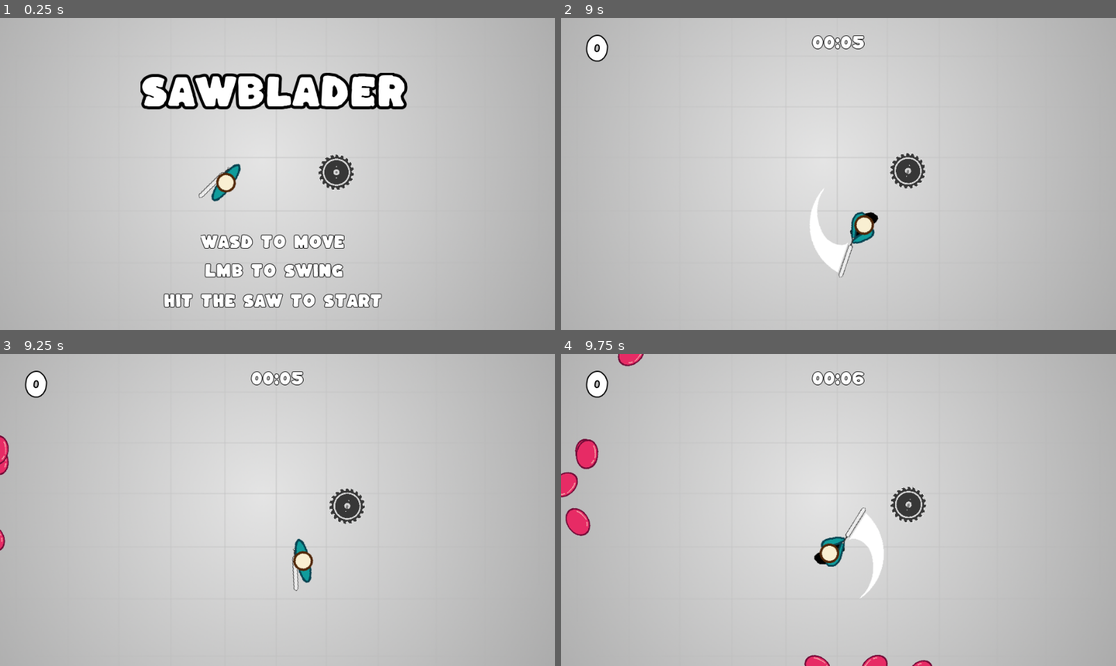
Above: before the commit, frames 1-4 (two rows, left to right).
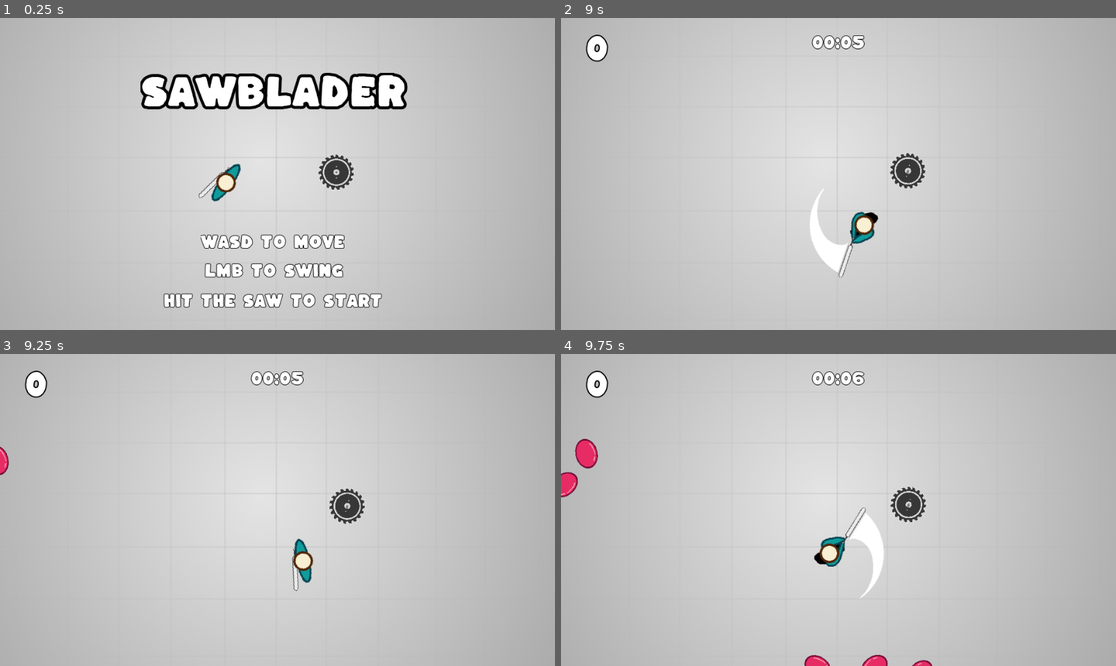
Above: after the commit, the same moments.

Repository: Zircon332/Sawblader
Game: Godot game, scene res://scenes/main.tscn
Same seed, same stepped clock (60 frames per second), same inputs: the game is played once before the commit and once after it.
Inputs (mouse positions are in pixels of both pictures, inside the frame that each line leads up to):
- Up to frame 1 (0.25 s): no input
- Up to frame 2 (9 s): tap Enter at 0.5 s; move the mouse to (960, 158) at 0.52 s; hold D (move_right) 0.53-1.28 s; click (960, 158) at 0.6 s; move the mouse to (727, 189) at 1.27 s; hold S (move_down) 1.28-2.03 s; click (727, 189) at 1.35 s; move the mouse to (894, 105) at 2.02 s; hold D (move_right) 2.03-2.78 s; click (894, 105) at 2.1 s; move the mouse to (810, 236) at 2.77 s; hold W (move_up) 2.78-3.53 s; click (810, 236) at 2.85 s; move the mouse to (1005, 220) at 3.52 s; hold A (move_left) 3.53-5.03 s; click (1005, 220) at 3.6 s; move the mouse to (672, 127) at 4.27 s; click (672, 127) at 4.35 s; move the mouse to (866, 174) at 5.02 s; hold S (move_down) 5.03-5.78 s; click (866, 174) at 5.1 s; move the mouse to (755, 96) at 5.77 s; hold D (move_right) 5.78-6.53 s; click (755, 96) at 5.85 s; move the mouse to (960, 158) at 6.52 s; hold W (move_up) 6.53-7.28 s; click (960, 158) at 6.6 s; move the mouse to (727, 189) at 7.27 s; hold D (move_right) 7.28-8.03 s; click (727, 189) at 7.35 s; move the mouse to (894, 105) at 8.02 s; hold S (move_down) 8.03-8.78 s; click (894, 105) at 8.1 s; move the mouse to (810, 236) at 8.77 s; hold A (move_left) from 8.78 s (still down); click (810, 236) at 8.85 s
- Up to frame 3 (9.25 s): keep holding A (move_left)
- Up to frame 4 (9.75 s): move the mouse to (1005, 556) at 9.52 s; release A (move_left) at 9.53 s; hold W (move_up) from 9.53 s (still down); click (1005, 556) at 9.6 s

Frames 1-2 are identical in both runs. In frame 3, 0.1% of the frame differs, in the area x 0-2%, y 26-64%; in frame 4, 0.6%, in the area x 0-15%, y 0-59%.

Commit message:
made game scale slower

Diff:
--- a/scenes/main.gd
+++ b/scenes/main.gd
@@ -45,7 +45,7 @@
 		GAME_STATES.PLAY:
 			time_elapsed += delta
 			$UI/HUD.set_time(time_elapsed)
-			spawner.set_pack_size(10 + time_elapsed / 5)
+			spawner.set_pack_size(5 + time_elapsed / 10)
 			var player = $Player
 			$UI/HUD/Strength/Text.text = str(int(player._strength))
 
